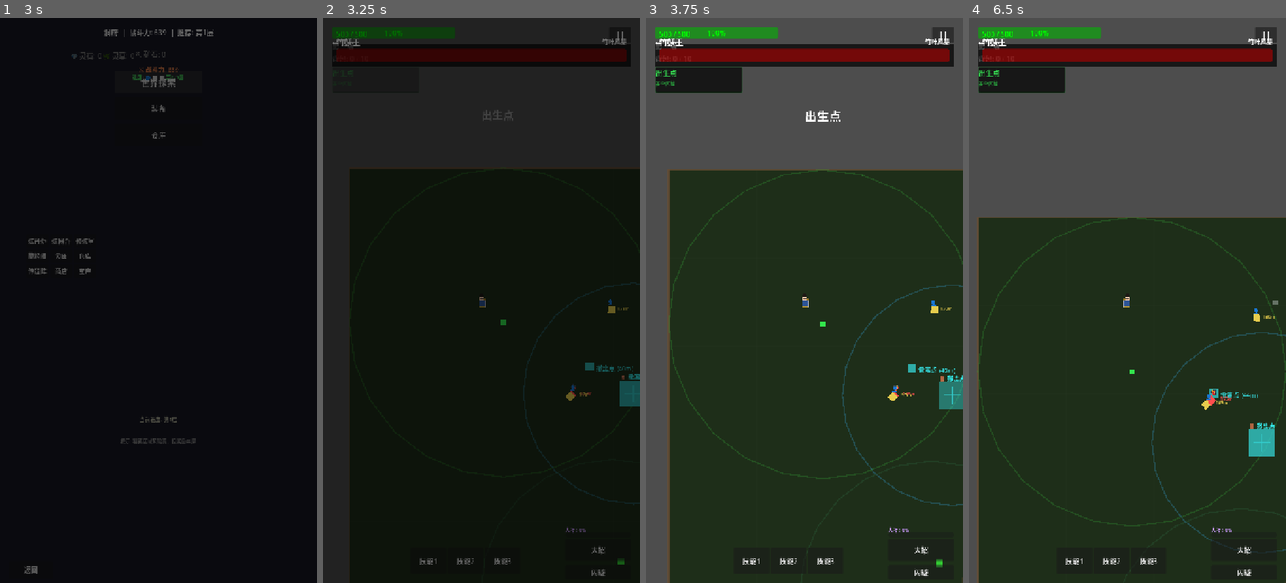
Above: before the commit, frames 1-4 (left to right).
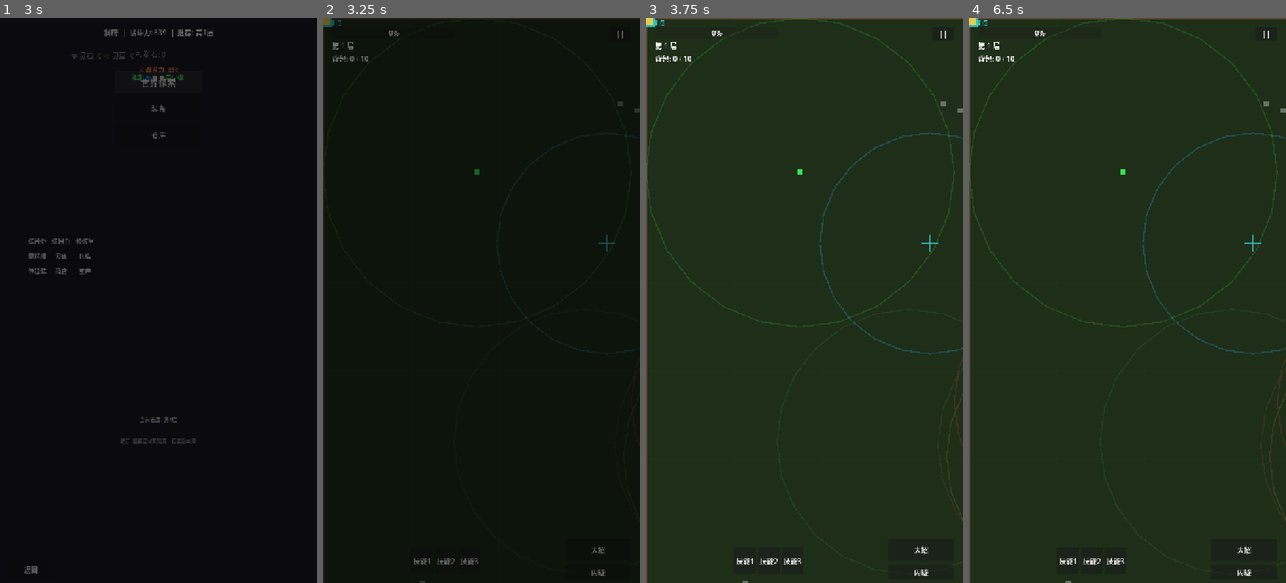
Above: after the commit, the same moments.

Repository: CasbaL/soudache
Game: Godot game, scene res://scenes/ui/faction_select.tscn
The game is run twice, just before and just after one commit, with the same random seed, the same clock (stepped at 60 frames per second) and the same inputs.
Inputs (mouse positions are in pixels of both pictures, inside the frame that each line leads up to):
- Up to frame 1 (3 s): click "选择" at 0.5 s; click "确认选择" at 1.25 s; tap Enter (ui_accept) at 2, 2.27 s; move the mouse to (228, 272) at 2.02 s; hold D (move_right) 2.03-2.75 s; hold Space (dodge) 2.03-2.75 s; click (228, 272) at 2.17 s; click "世界探索" at 2.75 s
- Up to frame 2 (3.25 s): no input
- Up to frame 3 (3.75 s): drag from (741, 328) to (804, 300) at 3.52 s
- Up to frame 4 (6.5 s): move the mouse to (1159, 176) at 4.27 s; hold D (move_right) 4.28-5 s; hold Space (dodge) 4.28-5 s; drag from (1111, 413) to (1032, 215) at 5.02 s; move the mouse to (1222, 385) at 5.77 s; hold A (move_left) from 5.78 s (still down); hold Space (dodge) from 5.78 s (still down); tap Enter (ui_accept) at 6.02 s

Frame 1 is identical in both runs. In frame 2, 4.7% of the frame differs, in the area x 0-100%, y 0-100%; in frame 3, 32%; in frame 4, 37%.
Error after the commit: Invalid assignment of property or key 'position' with value of type 'Vector2' on a base object of type 'null instance'. (res://scripts/levels/open_world_level.…

Commit message:
fix: 玩家碰撞形状缺失导致Area2D无法检测
- 为玩家 CharacterBody2D 添加 28x28 矩形碰撞形状
- 修复撤离点/资源/NPC等 Area2D 无法检测到玩家的问题

Diff:
--- a/scenes/characters/player.tscn
+++ b/scenes/characters/player.tscn
@@ -1,4 +1,7 @@
-[gd_scene load_steps=3 format=3]
+[gd_scene load_steps=4 format=3]
+
+[sub_resource type="RectangleShape2D" id="RectangleShape2D_player"]
+size = Vector2(28, 28)
 
 [ext_resource type="Script" path="res://scripts/characters/player.gd" id="1"]
 [ext_resource type="Texture2D" path="res://assets/sprites/characters/player.png" id="2"]
@@ -17,6 +20,7 @@
 region_rect = Rect2(0, 0, 32, 32)
 
 [node name="CollisionShape2D" type="CollisionShape2D" parent="."]
+shape = SubResource("RectangleShape2D_player")
 
 [node name="AnimationPlayer" type="AnimationPlayer" parent="."]
 _animations = [{
